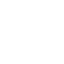
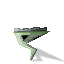
Revision of a layered 64x64 image; what changed, layer by layer:
showed group "tours de vent" (10 layers) over [13,27,64,62]
added group "vent - base" with 2 layers in group "tours de vent" over [13,27,64,62]
added layer "vent - base - lvl1" in group "vent - base" over [13,27,50,60]
added layer "vent - base - lvl1 ombre" (30%) in group "vent - base" over [28,47,64,62]
hid group "générateur de chevaliers" (3 layers) over [13,27,59,60]
hid "baraquement - emblème" over [27,36,36,43]
